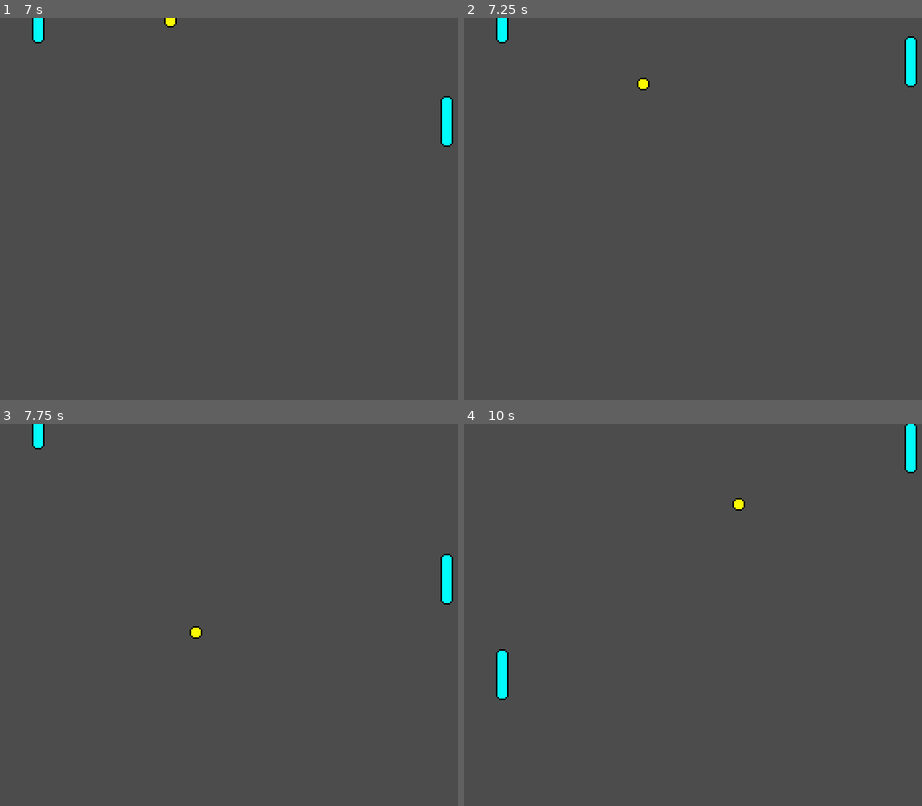
Above: before the commit, frames 1-4 (two rows, left to right).
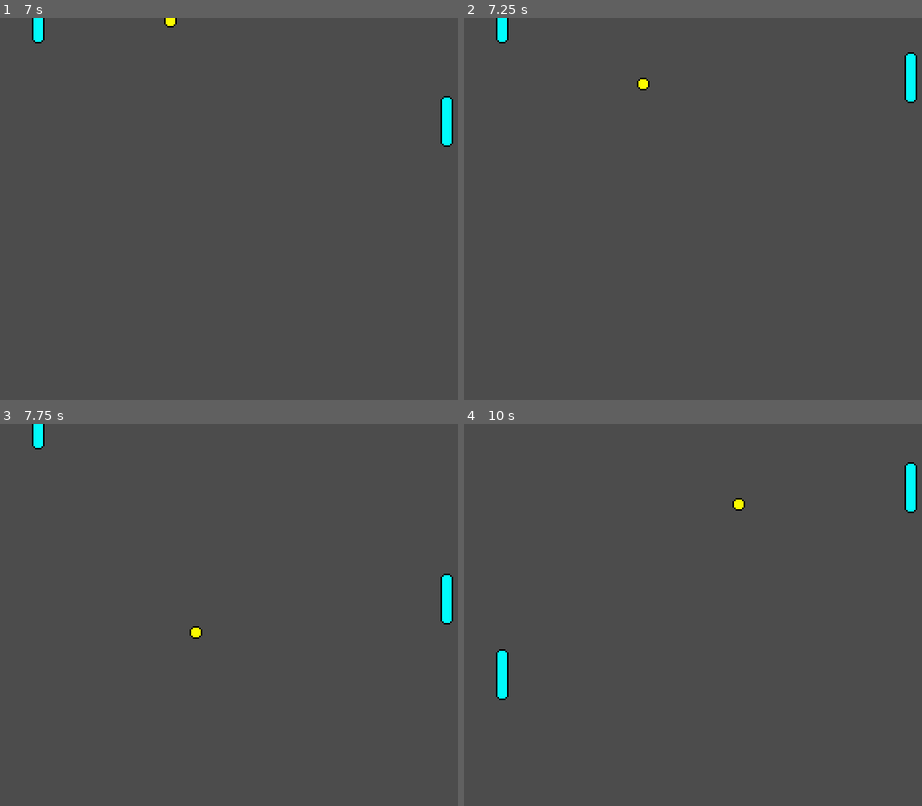
Above: after the commit, the same moments.

Repository: paolobb4/YAPC
Game: Godot game, scene res://scn/Game.tscn
Same seed, same stepped clock (60 frames per second), same inputs: the game is played once before the commit and once after it. Before the commit the project has no main scene; this scene is started directly in both runs.
Inputs:
- Up to frame 1 (7 s): tap Enter at 0.5 s; hold Up (ui_up) 0.53-2.03 s; hold Down (ui_down) 2.03-4.28 s; hold Up (ui_up) from 4.28 s (still down)
- Up to frame 2 (7.25 s): keep holding Up (ui_up)
- Up to frame 3 (7.75 s): keep holding Up (ui_up)
- Up to frame 4 (10 s): release Up (ui_up) at 8.03 s; hold Down (ui_down) 8.03-9.53 s; hold Up (ui_up) from 9.53 s (still down)

Frame 1 is identical in both runs. In frame 2, 0.2% of the frame differs, in the area x 96-99%, y 4-23%; in frame 3, 0.3%; in frame 4, 0.6%, in the area x 96-99%, y 0-24%.

Commit message:
Export palette ai properties for better tweaking

Diff:
--- a/project.godot
+++ b/project.godot
@@ -11,6 +11,7 @@
 [application]
 
 config/name="pong"
+run/main_scene="res://scn/Game.tscn"
 config/icon="res://icon.png"
 
 [display]
--- a/scn/Game.tscn
+++ b/scn/Game.tscn
@@ -3,7 +3,7 @@
 [ext_resource path="res://scn/Ball.tscn" type="PackedScene" id=1]
 [ext_resource path="res://scn/Palette.tscn" type="PackedScene" id=2]
 
-[node name="Game" type="Node" index="0"]
+[node name="Game" type="Node"]
 
 [node name="Ball" parent="." index="0" instance=ExtResource( 1 )]
 
@@ -13,9 +13,18 @@
 [node name="Player" parent="." index="1" instance=ExtResource( 2 )]
 
 position = Vector2( 31.7331, 114.359 )
+ai = false
+ai_sight = 3
+ai_miss_chance = 15
+ai_hold = 0.3
+ai_recover = 1
 
 [node name="AI" parent="." index="2" instance=ExtResource( 2 )]
 
 position = Vector2( 287.993, 117.353 )
 _sections_unfolded = [ "Transform" ]
-AI = true
+ai = true
+ai_sight = 3
+ai_miss_chance = 15
+ai_hold = 0.3
+ai_recover = 1
--- a/scn/Palette.tscn
+++ b/scn/Palette.tscn
@@ -8,15 +8,19 @@
 custom_solver_bias = 0.0
 extents = Vector2( 4, 16 )
 
-[node name="Palette" type="KinematicBody2D"]
+[node name="Palette" type="KinematicBody2D" index="0"]
 
 input_pickable = false
 collision_layer = 1
 collision_mask = 1
 collision/safe_margin = 0.08
 script = ExtResource( 1 )
-AI = false
 speed = 150
+ai = false
+ai_sight = 3
+ai_miss_chance = 15
+ai_hold = 0.3
+ai_recover = 1
 
 [node name="Sprite" type="Sprite" parent="." index="0"]
 
--- a/scn/ball.gd
+++ b/scn/ball.gd
@@ -12,7 +12,6 @@
 
 func _process(delta):
 	position += direction * speed * delta
-	# TODO: replace x collision with point score
 	if position.x < 0:
 		position = screensize / 2
 		direction = Vector2(1, 0)
--- a/scn/palette.gd
+++ b/scn/palette.gd
@@ -1,7 +1,11 @@
 extends KinematicBody2D
 
-export (bool) var AI = false
-export (int) var speed = 150
+export (int)		var speed = 150
+export (bool)		var ai = false
+export (int)		var ai_sight = 3
+export (int, 1, 100)	var ai_miss_chance = 15
+export (float)		var ai_hold = .3
+export (float)		var ai_recover = 1
 
 var screensize
 var wait_time = 0	# used to create ai's handicap
@@ -15,7 +19,7 @@
 
 
 func _process(delta):
-	if AI:
+	if ai:
 		ai_process(delta)
 	else:
 		player_process(delta)
@@ -36,9 +40,9 @@
 
 func ai_process(delta):
 	var ball = get_owner().get_node("Ball")
-	if (ball.position.x > screensize.x / 3) and ball.direction.x > 0:
-		if wait_time <= -1 and randf() < .15:
-			wait_time = .3
+	if (ball.position.x > screensize.x / ai_sight) and ball.direction.x > 0:
+		if wait_time <= -ai_recover and randf() < (ai_miss_chance / 100):
+			wait_time = ai_hold
 		if wait_time <= 0:
 			if ball.position.y > position.y + 8:
 				direction = +1
